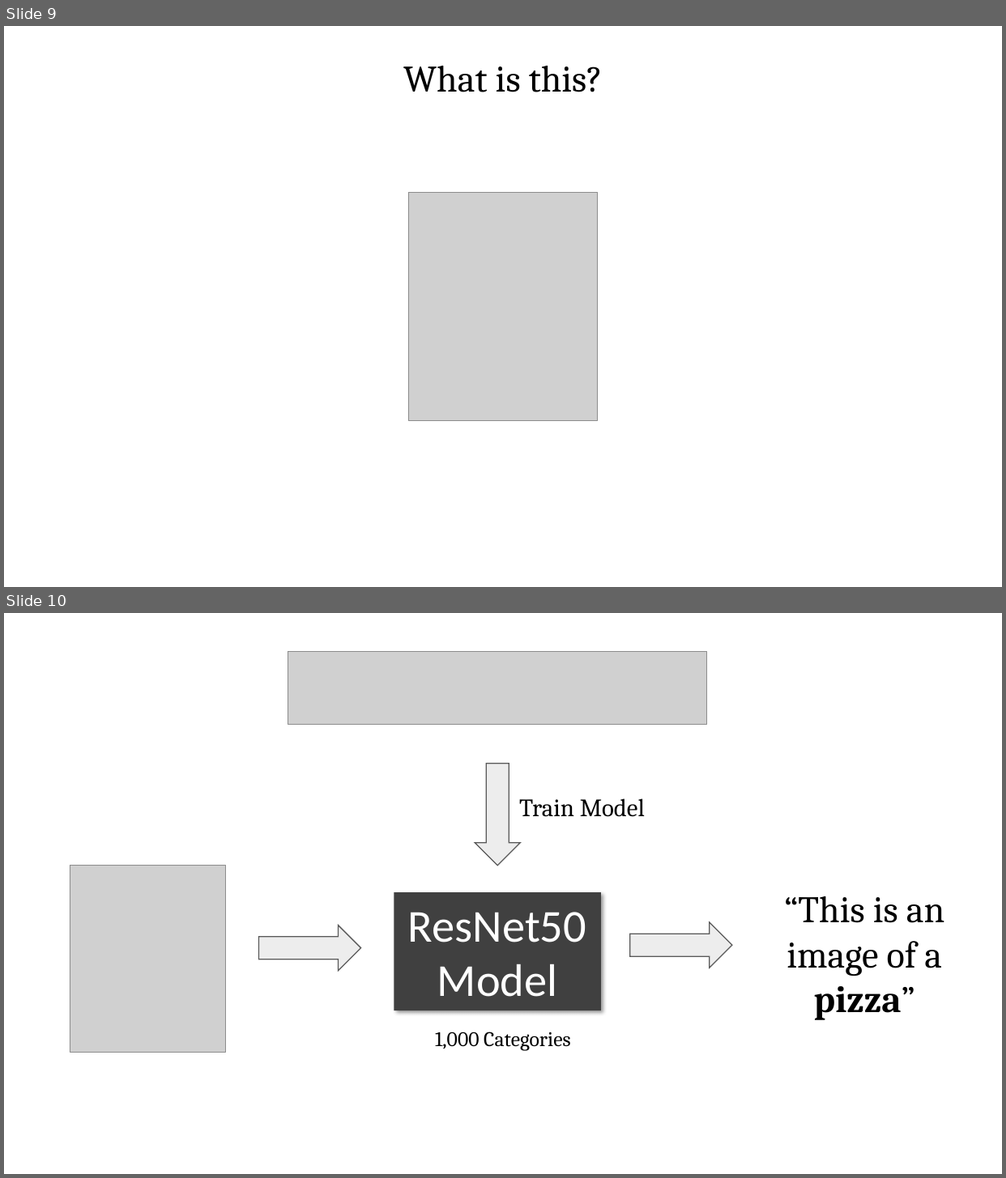
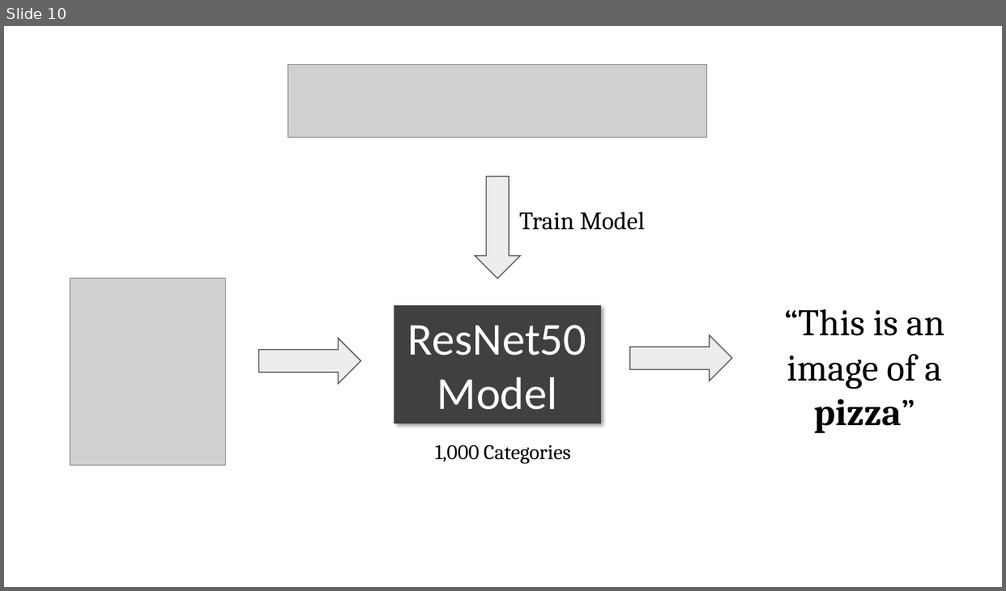
Before and after one commit to PracticumAI/deep_learning, a slide deck: presentations/01_deep_learn_intro.pptx. Shown one above the other, each under a label of ours: slides 9 and 10 before the commit, slide 10 after it. The pictures are 1006x1178 and 1006x591 pixels, drawn with LibreOffice and Linux fonts; fonts in the diff are those of the drawing; grey boxes stand for pictures. Boxes give left, top, right and bottom in pixels: in the first picture for what was removed or moved away, otherwise in the second. Text is boxed around its words. In the diff, an @@ line names an element or a change of style, - is before the commit and + after.

```diff
--- a/presentations/01_deep_learn_intro.pptx
+++ b/presentations/01_deep_learn_intro.pptx
@@ slide 9 removed at [4, 26, 1002, 587], background #FFFFFF @@
@@ text removed at [403, 66, 603, 92] @@
-What is this?
@@ picture removed at [408, 192, 598, 421] @@
```
Also in this commit, not shown: 1 slide added.
